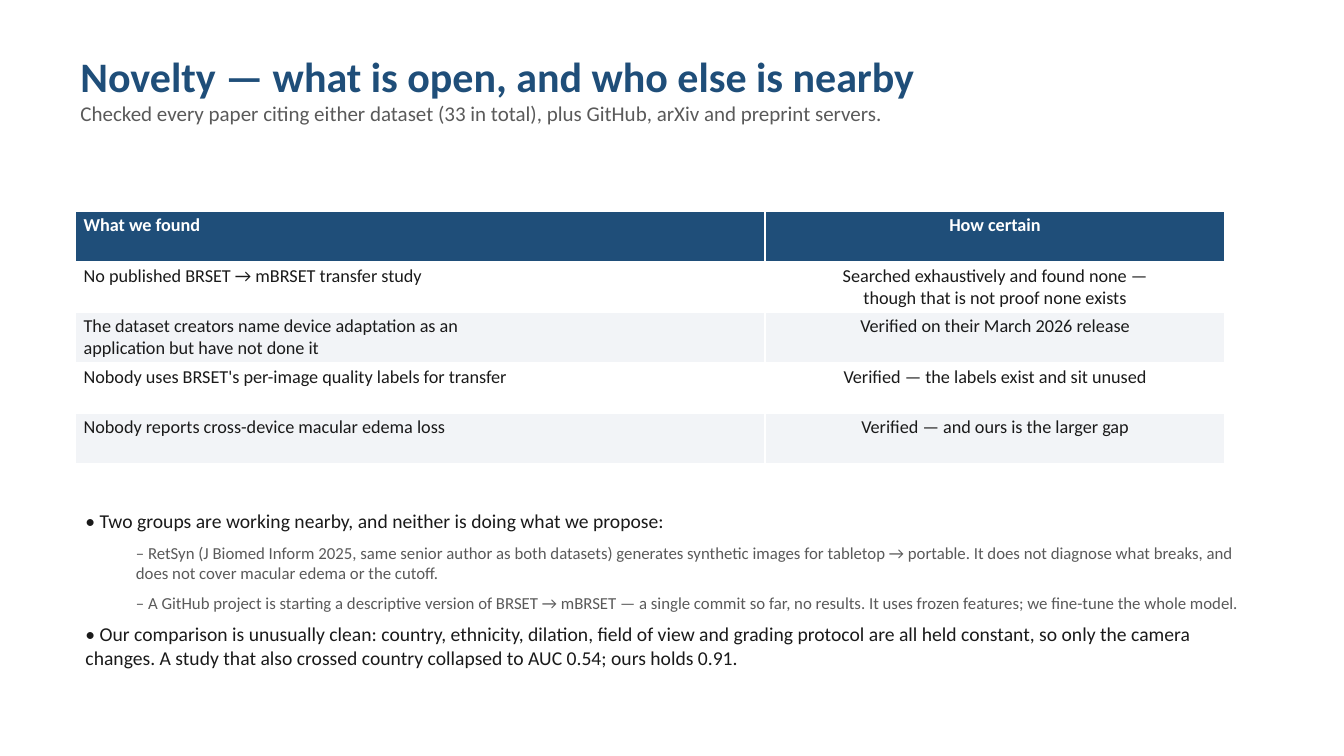
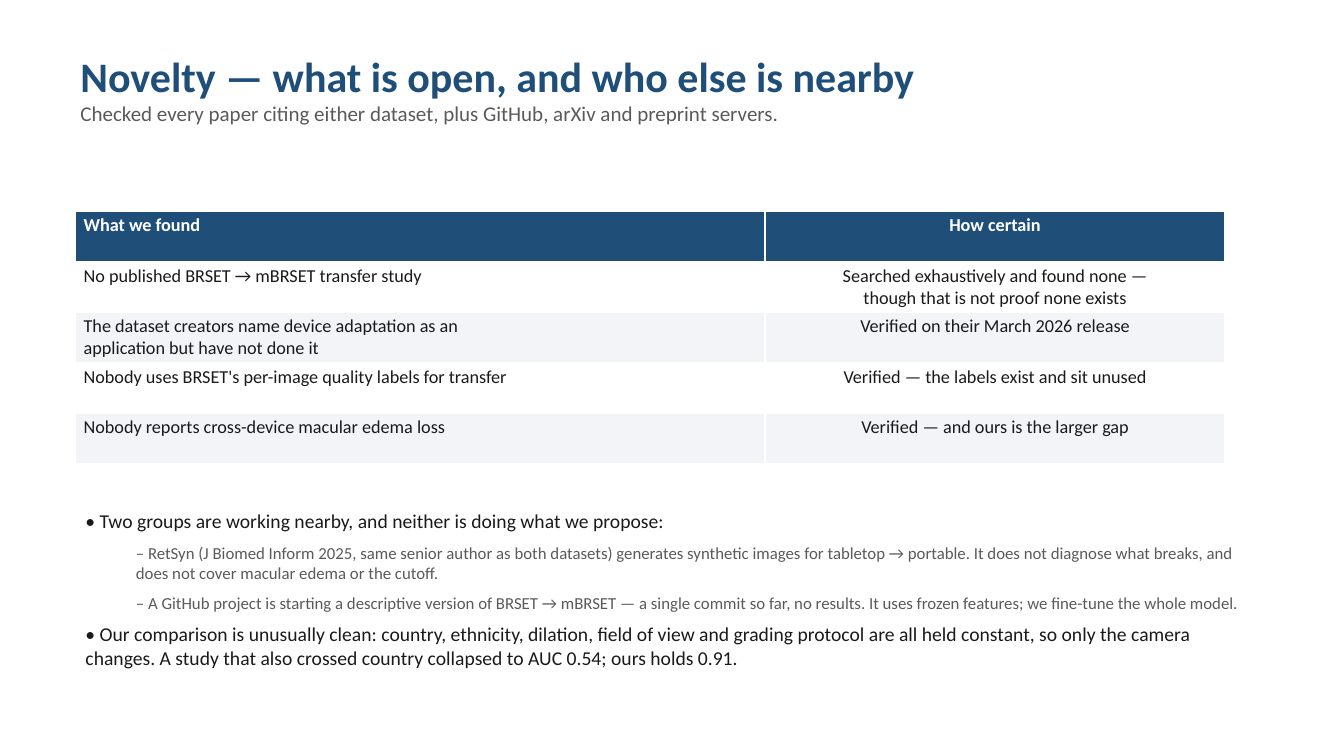
Before and after one commit to Sahith59/brset-convnextv2, a slide deck: slide 11 of presentation/BRSET_ConvNeXtV2_Progress.pptx. Drawn at 1344x756 pixels with LibreOffice and Linux fonts; fonts in the diff are those of the drawing. Boxes give left, top, right and bottom in pixels: in the first picture for what was removed or moved away, otherwise in the second. Text is boxed around its words. In the diff, an @@ line names an element or a change of style, - is before the commit and + after.

```diff
--- a/presentation/BRSET_ConvNeXtV2_Progress.pptx
+++ b/presentation/BRSET_ConvNeXtV2_Progress.pptx
@@ text at (80, 106, 778, 125): text changed @@
-Checked every paper citing either dataset (33 in total), plus GitHub, arXiv and preprint servers.
+Checked every paper citing either dataset, plus GitHub, arXiv and preprint servers.
```
Also in this commit, not shown: 1 other slide changed, 1 other file.
